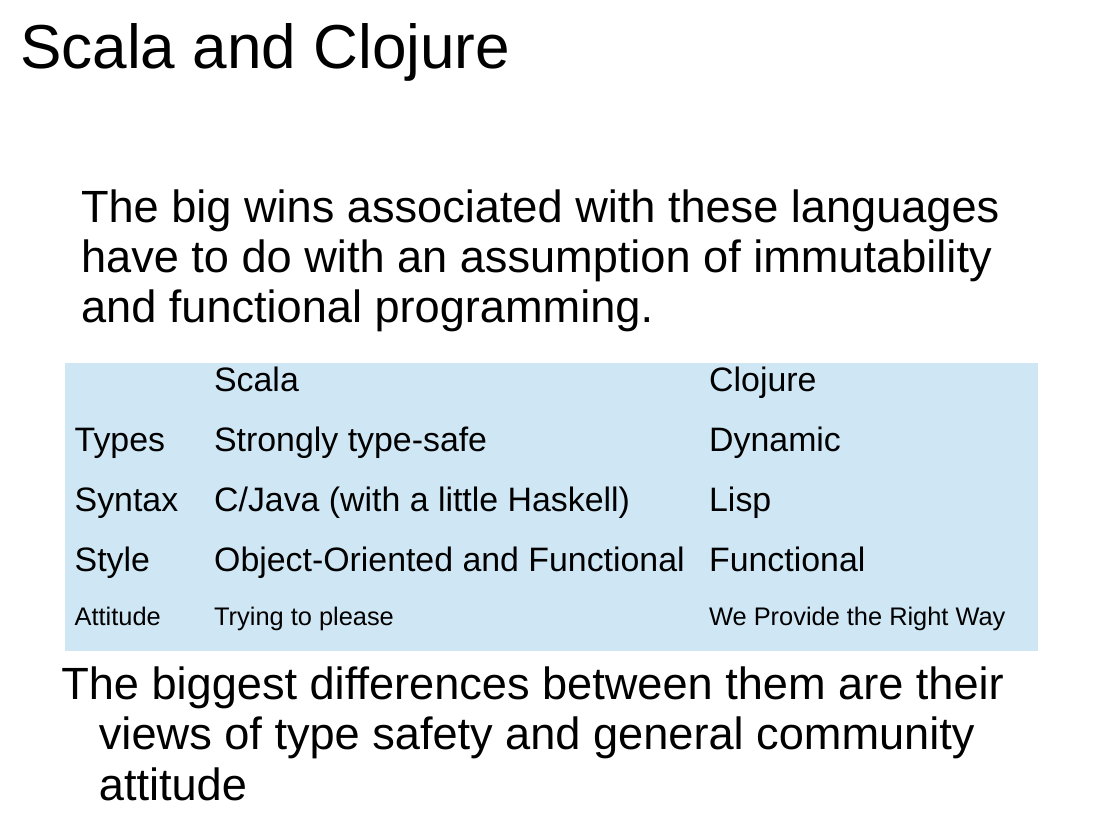
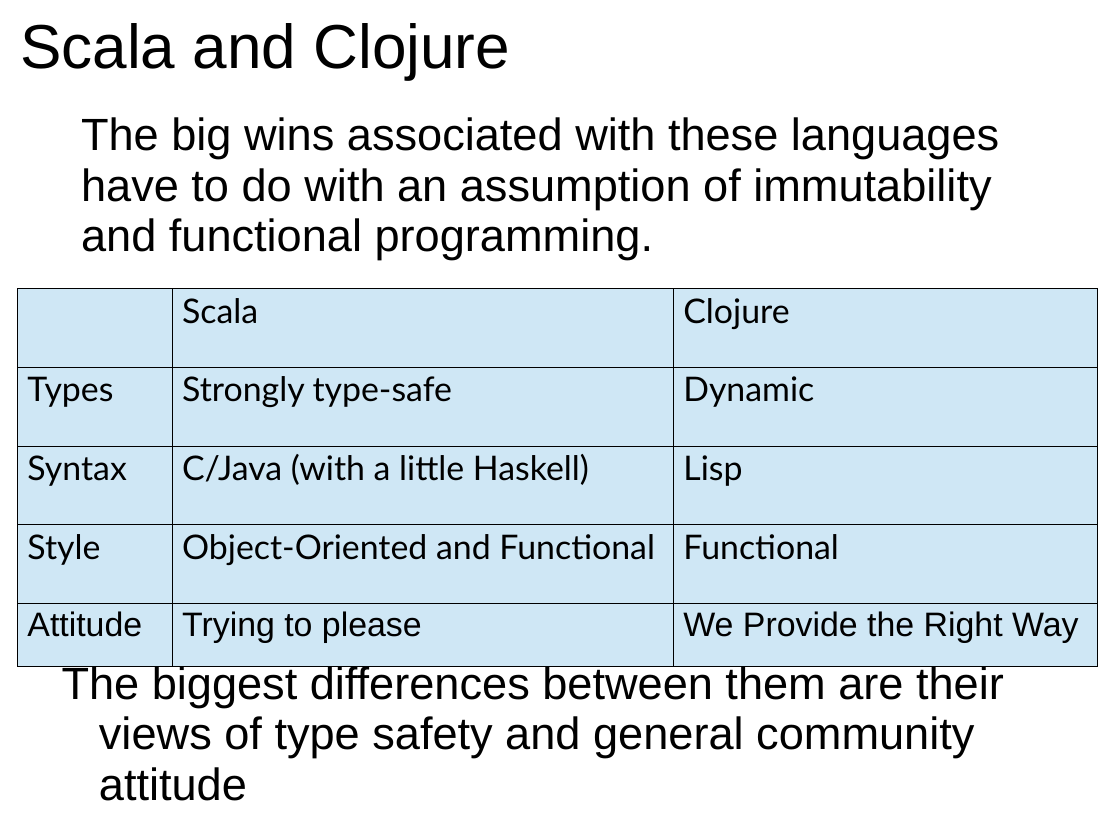
Before and after one commit to GlenKPeterson/refactJavaScalaCloj, a slide deck: slide 16 of refactJavaScalaCloj.ppt (slide 15 before the commit). Drawn at 1120x840 pixels with LibreOffice and Linux fonts; fonts in the diff are those of the drawing. Boxes give left, top, right and bottom in pixels: in the first picture for what was removed or moved away, otherwise in the second. Text is boxed around its words. In the diff, an @@ line names an element or a change of style, - is before the commit and + after.

Commit message:
Fixed typo in Scala refactoring and updated presentation.

```diff
--- a/refactJavaScalaCloj.ppt
+++ b/refactJavaScalaCloj.ppt
@@ text "The big wins associated with ...": place and size @@
-text "The big wins associated with ..." at [81,189,999,331]
+text "The big wins associated with ..." at [81,117,999,260]
@@ table at [17,289,1097,667] @@
@@ font Arial to Lato in "Scala", "Clojure", "Types", "Strongly type-safe" and 7 more places @@
@@ size 18 to 24 pt in "Attitude", "Trying to please", "We Provide the Right Way" @@
@@ line spacing 0.77 to 0.92 @@
@@ line spacing 0.77 to 0.94 @@
@@ borders changed @@
@@ table: place and size @@
-table at [65,363,1038,634]
+table at [17,289,1097,667]
```
Also in this commit, not shown: 5 other slides changed, 1 slide added, 1 slide removed, 1 other file.
